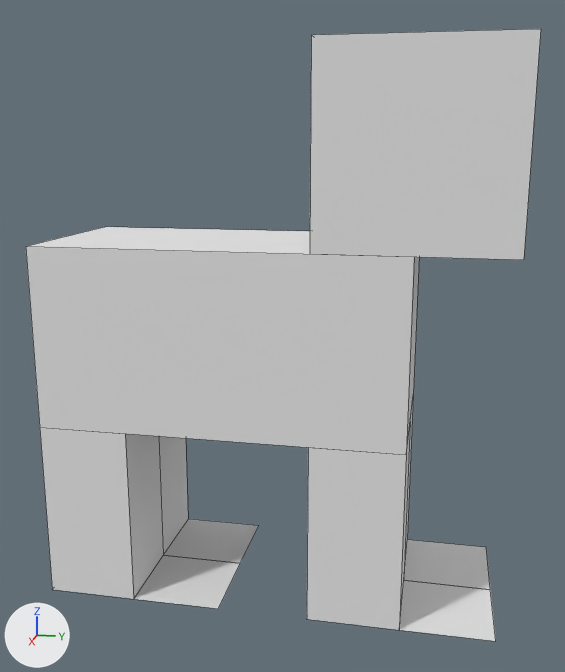
Renders of the OBJ model Assets/Models/Animals/UglyDulce.obj from each side of a commit.
Both versions are drawn from a camera (50 mm lens) standing at (0.53, 0.327, 0.378) and looking at (0.001, 0.221, 0.245). The lights are fixed; the arrows at lower left show +X, +Y and +Z. Mesh edges are drawn as thin lines. Where no turn or scale is listed for an object, it has been applied to the vertices. Vertices at the same position are counted once.

Objects in the first picture: 'Body', 'FootBackLeft', 'FootBackRight', 'FootFrontLeft', 'FootFrontRight', 'Head', 'LegBackLeft', 'LegBackRight', 'LegFrontLeft', 'LegFrontRight'.
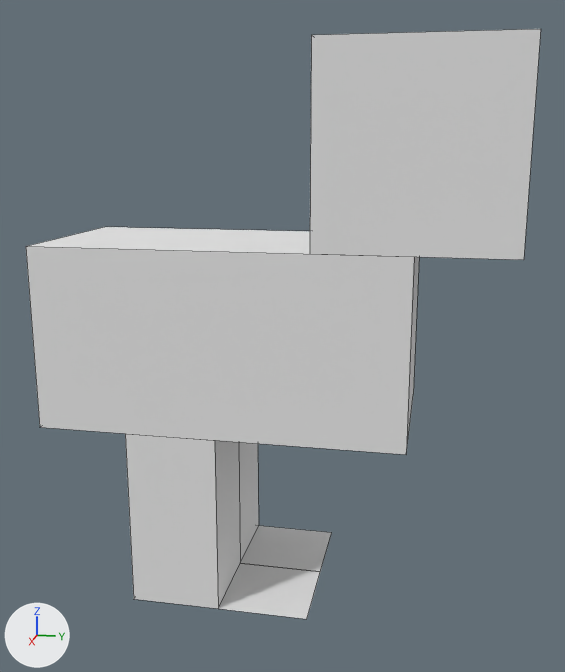
Diff of the bpy script that builds the scene:
```diff
--- a/Assets/Models/Animals/UglyDulce.obj.py
+++ b/Assets/Models/Animals/UglyDulce.obj.py
@@ me_footbackleft @@
 me_footbackleft.from_pydata(...)  # 4 vertices, 1 face; spans x -0.0625..0.0, y 0.125..0.1875, z 0.0625
 # used by ob_footbackleft; location = (0.0, 0.0, 0.0)
+# me_footbackleft part 1: the whole mesh is moved by (0.0, 0.0625, 0.0)
 me_footbackleft.materials.append(mat_m_0)
@@ me_footbackright @@
 me_footbackright.from_pydata(...)  # 4 vertices, 1 face; spans x 0.0..0.0625, y 0.125..0.1875, z 0.0625
 # used by ob_footbackright; location = (0.0, 0.0, 0.0)
+# me_footbackright part 2: the whole mesh is moved by (0.0, 0.0625, 0.0)
 me_footbackright.materials.append(mat_m_0)
@@ me_legbackleft @@
 me_legbackleft.from_pydata(...)  # 8 vertices, 6 faces; spans x -0.0625..0.0, y 0.0625..0.125, z 0.0625..0.1875
 # used by ob_legbackleft; location = (0.0, 0.0, 0.0)
+# me_legbackleft part 3: the whole mesh is moved by (0.0, 0.0625, 0.0)
 me_legbackleft.materials.append(mat_m_0)
@@ me_legbackright @@
 me_legbackright.from_pydata(...)  # 8 vertices, 6 faces; spans x 0.0..0.0625, y 0.0625..0.125, z 0.0625..0.1875
 # used by ob_legbackright; location = (0.0, 0.0, 0.0)
+# me_legbackright part 4: the whole mesh is moved by (0.0, 0.0625, 0.0)
 me_legbackright.materials.append(mat_m_0)
@@ ob_footfrontleft @@
-ob_footfrontleft = bpy.data.objects.new('FootFrontLeft', me_footfrontleft)
-ob_footfrontleft.location = (0.0, 0.0, 0.0)
@@ ob_footfrontright @@
-ob_footfrontright = bpy.data.objects.new('FootFrontRight', me_footfrontright)
-ob_footfrontright.location = (0.0, 0.0, 0.0)
@@ ob_legfrontleft @@
-ob_legfrontleft = bpy.data.objects.new('LegFrontLeft', me_legfrontleft)
-ob_legfrontleft.location = (0.0, 0.0, 0.0)
@@ ob_legfrontright @@
-ob_legfrontright = bpy.data.objects.new('LegFrontRight', me_legfrontright)
-ob_legfrontright.location = (0.0, 0.0, 0.0)
```

What differs and where, as boxes [x1, y1, x2, y2] in the pictures (565 x 672 px):
'LegBackRight', mesh moved: before [40, 427, 163, 599]; after [125, 434, 240, 609]
'LegFrontRight', deleted: before [307, 427, 410, 630]
'FootBackRight', mesh moved: before [134, 555, 240, 609]; after [218, 563, 320, 619]
'FootBackLeft', mesh moved: before [164, 519, 258, 563]; after [241, 526, 331, 571]
'FootFrontRight', deleted: before [399, 580, 496, 641]
'LegBackLeft', mesh moved: before [159, 436, 188, 555]; after [239, 442, 259, 563]
'FootFrontLeft', deleted: before [404, 540, 490, 589]
'LegFrontLeft', deleted: before [404, 402, 413, 571]
